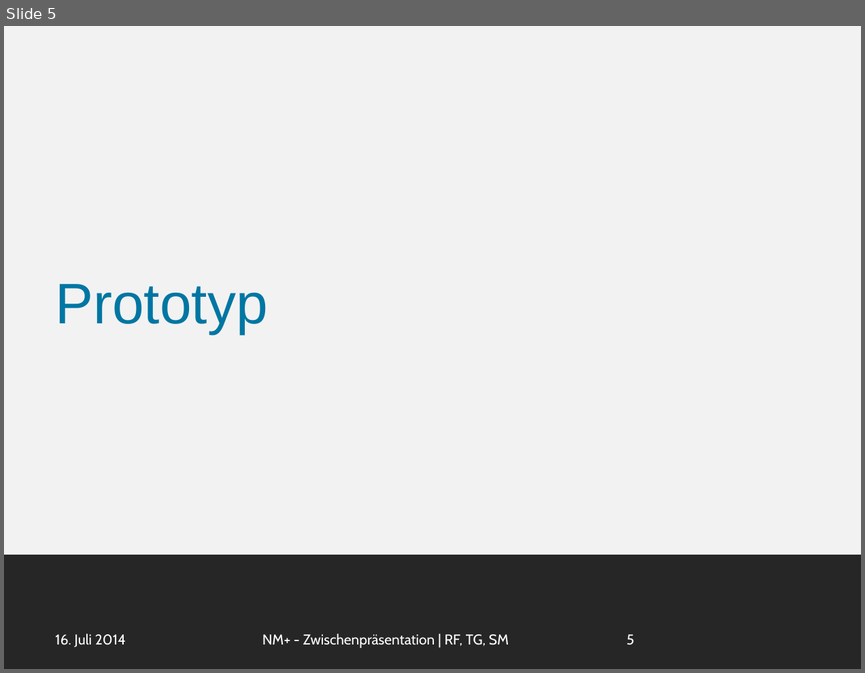
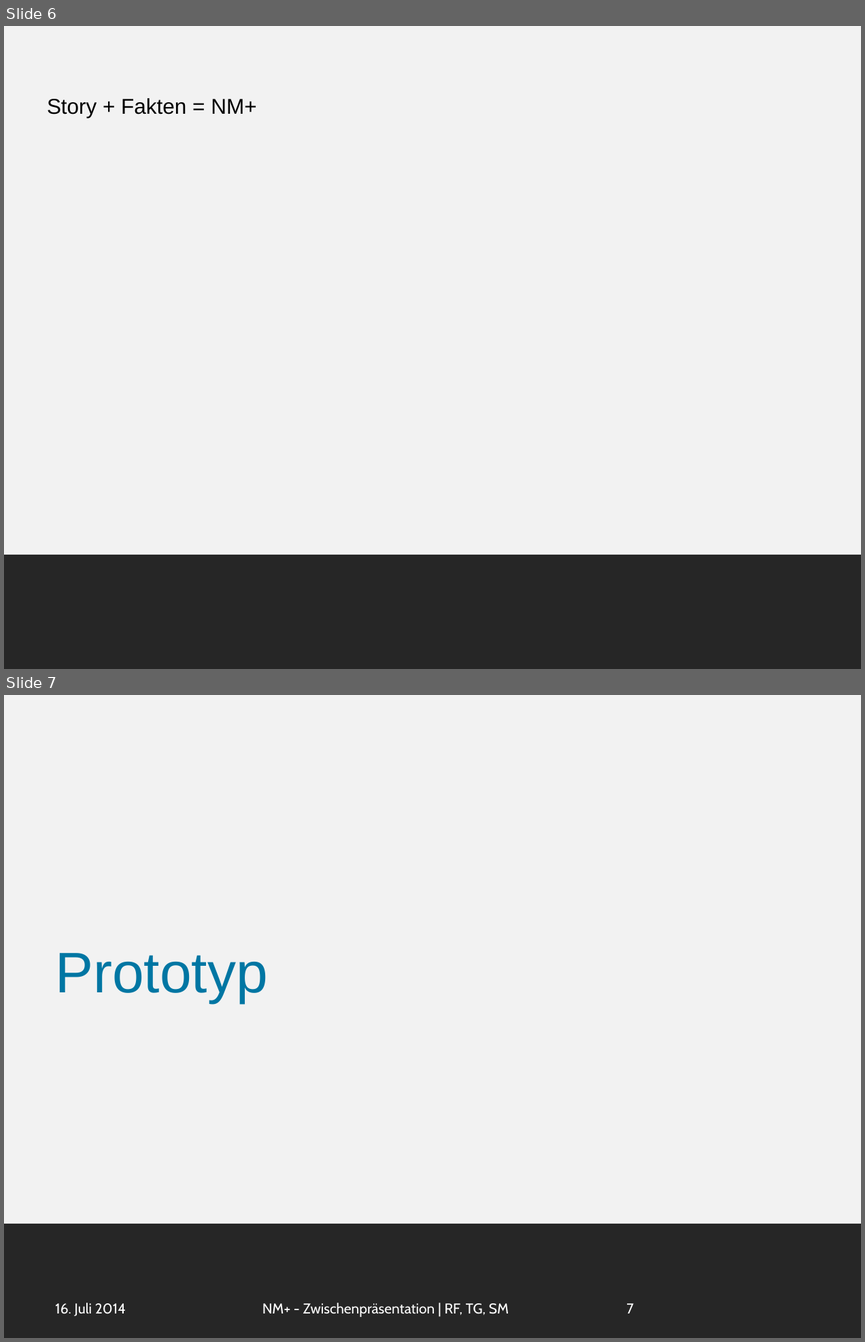
Before and after one commit to smba/newsminer, a slide deck: Dokumente/Endpräsentation/newsminer_plus.pptx. Shown one above the other, each under a label of ours: slide 5 before the commit, slides 6 and 7 after it. The pictures are 865x673 and 865x1342 pixels, drawn with LibreOffice and Linux fonts; fonts in the diff are those of the drawing. Boxes give left, top, right and bottom in pixels: in the first picture for what was removed or moved away, otherwise in the second. Text is boxed around its words. In the diff, an @@ line names an element or a change of style, - is before the commit and + after.

```diff
--- a/Dokumente/Endpräsentation/newsminer_plus.pptx
+++ b/Dokumente/Endpräsentation/newsminer_plus.pptx
@@ slide 6 added at [4,26,861,669], background #F2F2F2; not listed: 1 template element that a slide beside it also shows @@
@@ title added at [47,98,256,118], 18 pt, text #000000 @@
+Story + Fakten = NM+
@@ what was slide 5 is now slide 7 @@
@@ page number at [626,1303,634,1313]: text changed @@
-5
+7
```
Also in this commit, not shown: 5 slides changed, 5 other slides added.
